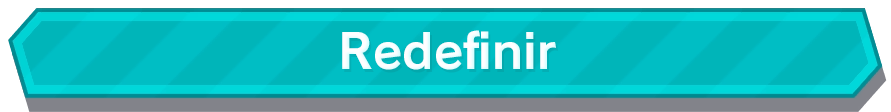
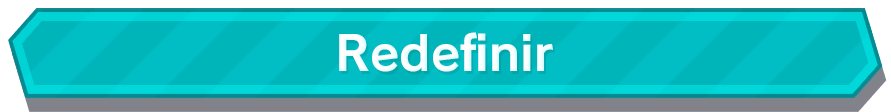
Layers edited between the first and the second (891, 112) image:
added layer "Redefinir V2 Centralizado" above "Redefinir" over [339, 32, 553, 72]
hid "Redefinir" over [342, 30, 556, 70]
